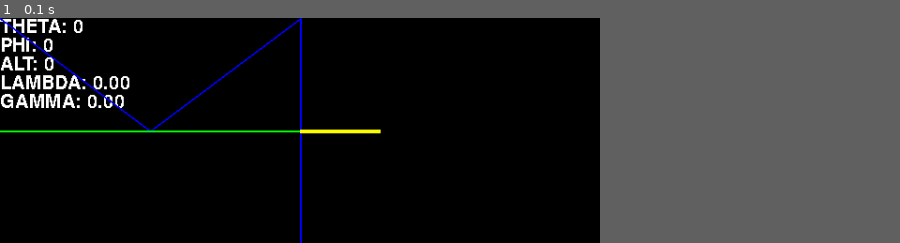
Above: before the commit, frame 1.
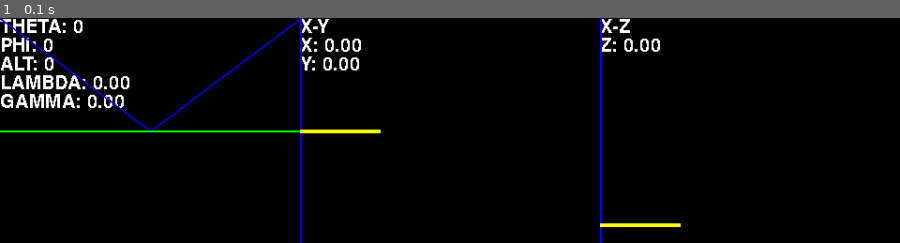
Above: after the commit, the same moment.

Repository: fatadama/python
Game: pygame game, started from pygame_testing/test.py
Same seed, same stepped clock (60 frames per second), same inputs: the game is played once before the commit and once after it.
Inputs:
- Up to frame 1 (0.1 s): no input
In our replay, the window is 600x225 before the commit and 900x225 after it. These sizes can differ from the game's own. Grey fills any space a smaller window leaves; there, only what the larger window draws over its background counts as a difference.

The runs differ from the first frame. In frame 1, 1.2% of the frame differs, in the area x 33-76%, y 0-100%.

Commit message:
Added sideview to test.py

Diff:
--- a/pygame_testing/test.py
+++ b/pygame_testing/test.py
@@ -17,15 +17,18 @@
         self._running = True
         pygame.init()
         #screen display properties
-        self.size = (640,240)
+        self.size = (960,240)
         #HUD properties
         self.hudsize = (320,240)
         self.FOV_y = 30#degrees
         self.FOV_x = 40#degrees
         #topdown view properties
         self.topsize = (320,240)
-        self.posHist = []#np.zeros([100,2])
-        self._newPos = False
+        self.posHist = []#store the position history
+        self._newPos = False#flag that is True when new GPS data are received
+        #side view properties
+        self.sidesize = (320,240)
+        self.sidePos = []#store the position history
         self.background = (0,0,0)#black background
         self.screen = pygame.display.set_mode(self.size)
         self.screen.fill(self.background)
@@ -81,26 +84,41 @@
         self.render_line(line_right,(0,0,255))
         #draw horizon line
         self.render_line(line_horizon,(0,255,0))
-    #render top-down position
+    #render top-down position and side view position
         #if not (self.posHist[0][0]==self.data.loc[0] && self.posHist[0][1]==self.data.loc):
         #update history
+        self.render_text("X-Y",(self.hudsize[0],0),0)
+        self.render_text("X: %.2f" % self.data.loc[0],(self.hudsize[0],h),0)
+        self.render_text("Y: %.2f" % self.data.loc[1],(self.hudsize[0],2*h),0)
         self.render_line(np.array([[320,0],[320,240]]),(0,0,255),2)
         #draw the runway from (x = 100 to x = -100)
         self.render_line(np.array([[self.hudsize[0],self.topsize[1]*0.5],[self.hudsize[0]+200.0*self.topsize[0]/750.0,self.topsize[1]*0.5]]),(255,255,0),4)
         if self._newPos:
             self._newPos = False
+            #calculate topdown position
             pos = np.array([100,0]) - self.data.loc[0:2]
             pos = pos*np.array([self.topsize[0]/750.0, self.topsize[1]/562.5])
             pos = pos + np.array([self.hudsize[0],self.topsize[1]*0.5])
             self.posHist.insert(0,(pos[0],pos[1]))
+            #calculate sideview position
+            self.sidePos.insert(0,(pos[0]+self.topsize[0],self.sidesize[1]-20-self.data.alt*self.sidesize[1]/562.5))
         #remove earliest value if more than 100 are stored
         if len(self.posHist)>250:
             self.posHist.pop()
+            self.sidePos.pop()
             #transform: X = (100-x)*320/750
             #           Y = (281.25-y)*240/562.5
         #draw trajectory
         if len(self.posHist)>1:
             pygame.draw.lines(self.screen, (255,0,0), False, self.posHist,2)
+    #render side view (glideslope) trajecory
+        self.render_text("X-Z",(self.hudsize[0]+self.topsize[0],0),0)
+        self.render_text("Z: %.2f" % -self.data.loc[2],(self.hudsize[0]+self.topsize[0],h),0)
+        self.render_line(np.array([[640,0],[640,240]]),(0,0,255),2)
+        #render runway
+        self.render_line(np.array([[self.hudsize[0]+self.topsize[0],self.sidesize[1]-20],[self.hudsize[0]+self.topsize[0]+200*self.topsize[0]/750.0,self.sidesize[1]-20]]),(255,255,0),4)
+        if len(self.sidePos)>1:
+            pygame.draw.lines(self.screen, (255,0,0), False, self.sidePos,2)
         #write to display
         pygame.display.flip()
 
